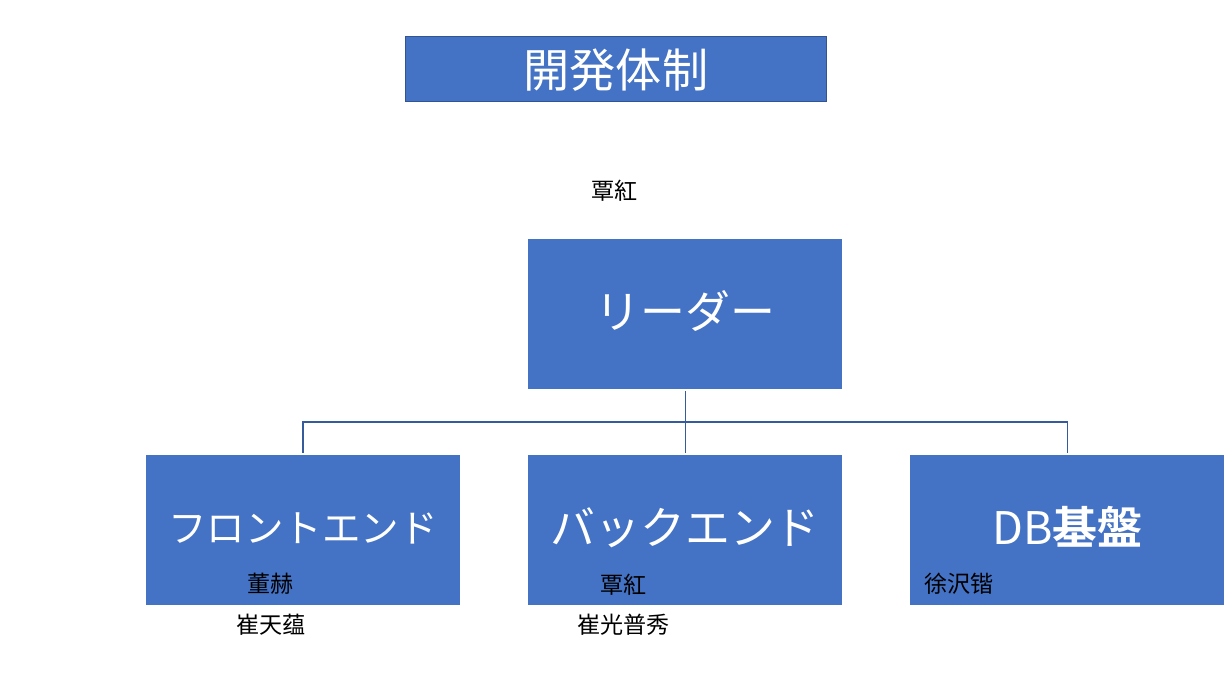
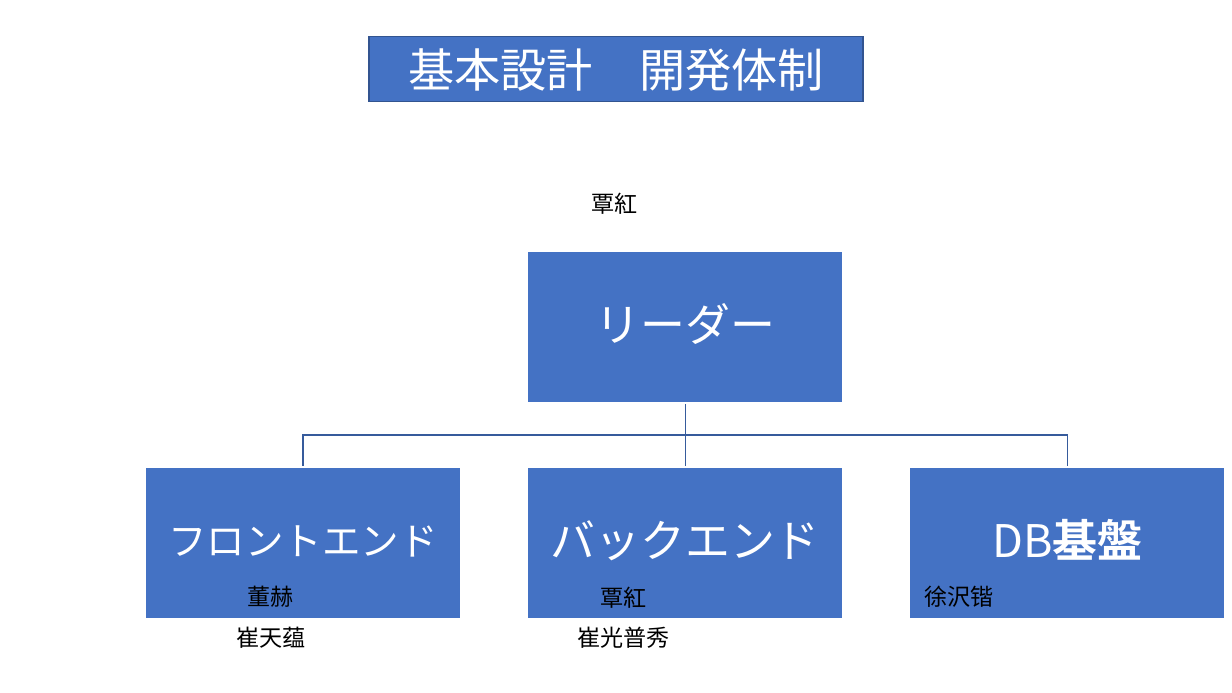
Before and after one commit to IotaTech-Info/certificate-online, a slide deck: slide 2 of doc/20_基本設計/【CMS】基本設計-運用設計書.pptx. Drawn at 1232x693 pixels with LibreOffice and Linux fonts; fonts in the diff are those of the drawing. Boxes give left, top, right and bottom in pixels: in the first picture for what was removed or moved away, otherwise in the second. Text is boxed around its words. In the diff, an @@ line names an element or a change of style, - is before the commit and + after.

```diff
--- a/doc/20_基本設計/【CMS】基本設計-運用設計書.pptx
+++ b/doc/20_基本設計/【CMS】基本設計-運用設計書.pptx
@@ rectangle "基本設計 開発体制": place and size @@
-rectangle "基本設計 開発体制" at (406,37,827,103)
+rectangle "基本設計 開発体制" at (369,37,863,103)
@@ text in rectangle at (408,48,824,91): text changed @@
-開発体制
+基本設計 開発体制
@@ 8 texts, 4 rectangles, 3 freeform shapes: place and size @@
-8 texts, 4 rectangles, 3 freeform shapes at (145,179,1226,635)
+8 texts, 4 rectangles, 3 freeform shapes at (145,192,1226,648)
@@ text "覃紅": place and size @@
-text "覃紅" at (601,573,647,595)
+text "覃紅" at (601,586,647,608)
@@ text "崔天蕴": place and size @@
-text "崔天蕴" at (236,613,305,635)
+text "崔天蕴" at (236,626,305,648)
```
